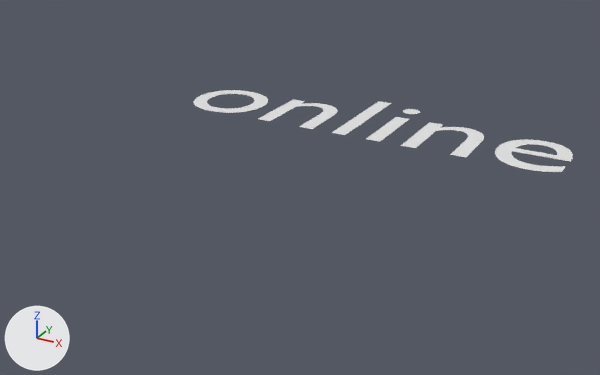
The Blender file assets.blend, before and after one commit.
The view is the same before and after, from a camera (50 mm lens) standing at (3.16, -4.09, 1.65) and looking at (1.16, -0.46, -0.16). Every picture has the same lights, and +X, +Y and +Z are marked at lower left. The first picture is the older version.

In view in the first picture: 'Text'.
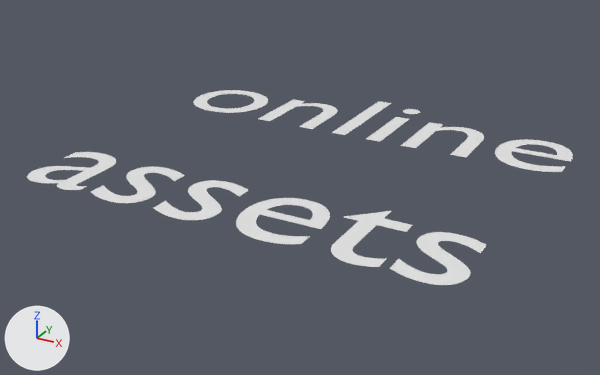
The edits, one by one:
Text 'Text.001' (txt_text_001) is new.
Its body is 'assets'.
Object 'Text.001' (ob_text_001) is new; it shows txt_text_001.
Its location is (0.0, -1.354, 0.0).

Pixel boxes (x1, y1, x2, y2) of what changed, in the pictures (600 x 375 px):
'Text.001', added: after (27, 152, 486, 285)
